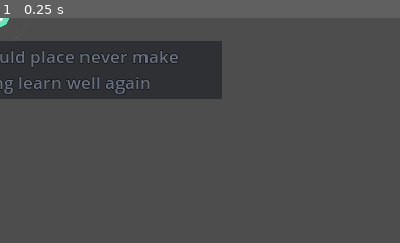
Above: before the commit, frame 1.
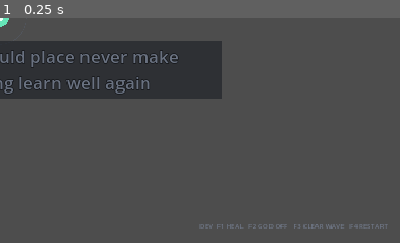
Above: after the commit, the same moment.

Repository: jlcuenca00/typing-roguelite
Game: Godot game, scene res://scenes/Main.tscn
Two runs of this game, one before a commit and one after it. Both use one fixed random seed, a clock stepped at 60 frames per second and the inputs below.
Inputs:
- Up to frame 1 (0.25 s): no input
The pictures show only the part of the screen within x 50-100%, y 50-100%; the shares and areas given below are measured in that part.

The runs differ from the first frame. In frame 1, 0.5% of the frame differs, in the area x 49-97%, y 91-94%.
Error before the commit: Invalid assignment of property or key 'visible' with value of type 'bool' on a base object of type 'null instance'. (res://scripts/main.gd:186)

Commit message:
ui: add debug-only prototype controls hint

Diff:
--- a/game/scenes/Main.tscn
+++ b/game/scenes/Main.tscn
@@ -82,6 +82,17 @@
 theme_override_colors/font_outline_color = Color(0.04, 0.045, 0.055, 0.85)
 text = "Initializing..."
 
+[node name="DevLabel" type="Label" parent="HUD"]
+visible = false
+offset_left = 650.0
+offset_top = 684.0
+offset_right = 1260.0
+offset_bottom = 710.0
+theme_override_font_sizes/font_size = 11
+theme_override_colors/font_color = Color(0.48, 0.52, 0.60, 0.78)
+text = "DEV  F1 HEAL   F2 GOD OFF   F3 CLEAR WAVE   F4 RESTART"
+horizontal_alignment = 2
+
 [node name="TypingBackdrop" type="ColorRect" parent="HUD"]
 offset_left = 285.0
 offset_top = 397.0
